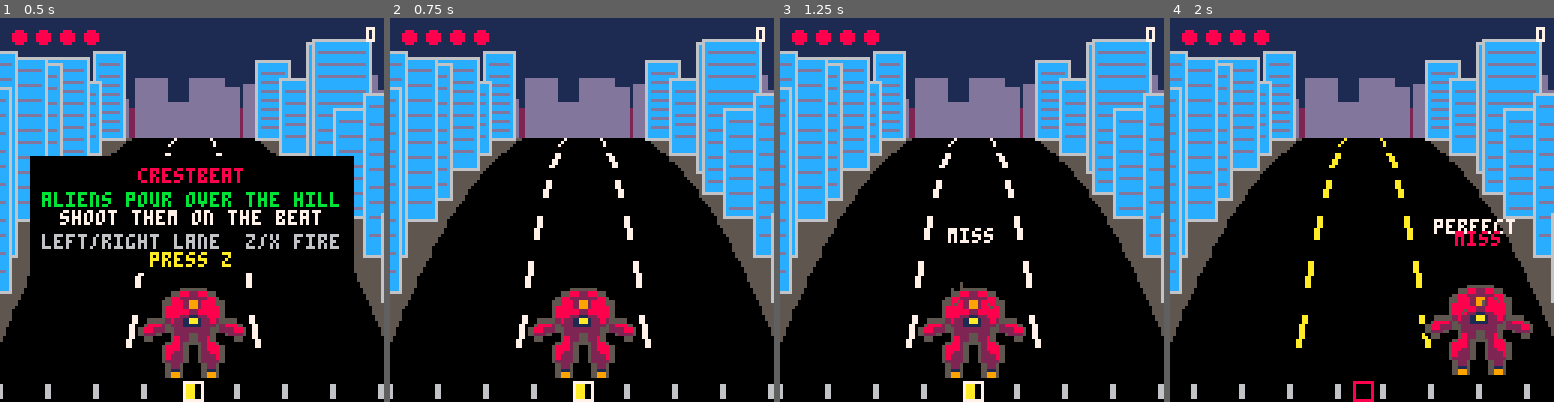
Above: before the commit, frames 1-4 (left to right).
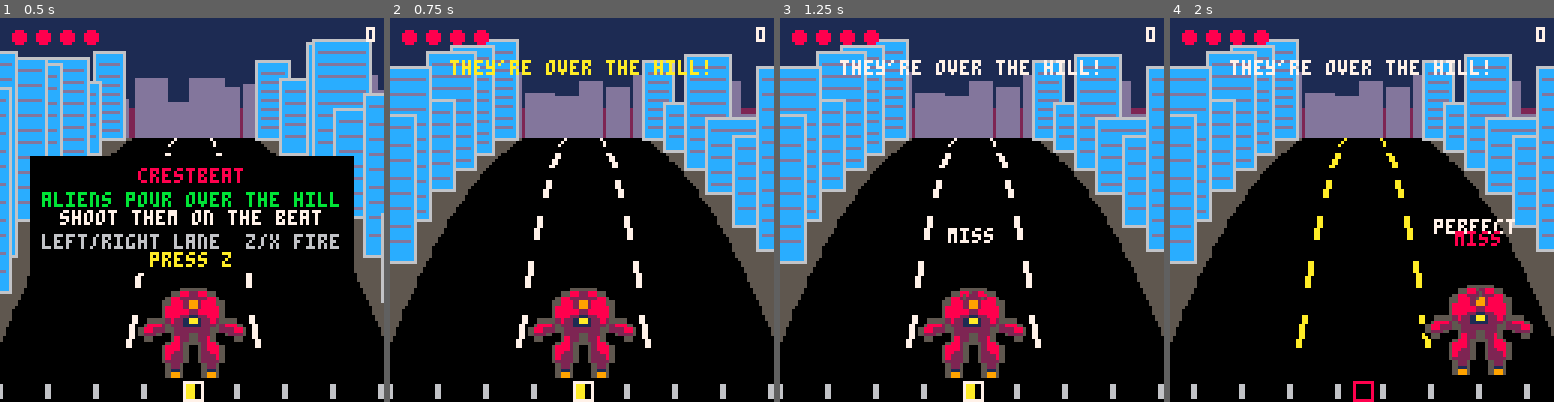
Above: after the commit, the same moments.

Repository: drachis/carts
Game: PICO-8 cartridge proj/crestbeat/crestbeat.p8
Two runs of this game, one before a commit and one after it. Both use one fixed random seed, a clock stepped at 60 frames per second and the inputs below.
Inputs:
- Up to frame 1 (0.5 s): tap X (X key) at 0.33 s
- Up to frame 2 (0.75 s): tap O (Z key) at 0.7 s
- Up to frame 3 (1.25 s): tap X (X key) at 1.07 s
- Up to frame 4 (2 s): hold Right from 1.6 s (still down); tap O (Z key) at 1.7 s; tap X (X key) at 1.85 s

Frame 1 is identical in both runs. In frame 2, 17% of the frame differs, in the area x 0-100%, y 5-75%; in frame 3, 17%, in the area x 0-100%, y 5-76%; in frame 4, 17%.

Commit message:
crestbeat: stages. The run is a list of chart stages: the swarm, a climb (the robot flies up on its jets while the road and city run past), then a titan bug on the crest that crunches the skyline; its three hot spots open over the lanes for two beats each and it spits down lanes, telegraphed, to dodge. Charts now read 1-3 aliens, qwe hot spots, asd spit. 3508 tokens
Co-Authored-By: Claude Opus 5.5 <noreply@anthropic.com>

Diff:
--- a/proj/crestbeat/aliens.lua
+++ b/proj/crestbeat/aliens.lua
@@ -11,7 +11,7 @@
   alien.flash=max(alien.flash-1)
   if alien.t>=1 then
    del(aliens,alien)
-   hurt_robot(alien)
+   hurt_robot(alien.lane)
   end
  end
  sort_by_t(aliens)
@@ -25,8 +25,8 @@
  return front
 end
 
-function hit_alien(alien,judgement)
- alien.hp-=1
+function hit_alien(alien,amount,judgement)
+ alien.hp-=amount
  alien.flash=6
  alien.born+=judgement.knock
  local x,y,scale=alien_centre(alien)
--- a/proj/crestbeat/crestbeat.p8
+++ b/proj/crestbeat/crestbeat.p8
@@ -6,6 +6,7 @@
 #include data.lua
 #include world.lua
 #include aliens.lua
+#include titan.lua
 #include robot.lua
 #include main.lua
 __gfx__
--- a/proj/crestbeat/data.lua
+++ b/proj/crestbeat/data.lua
@@ -36,8 +36,15 @@
 crest_y=40
 hill_span=60
 max_sparks=200
-wave_chart=....1.2.3.2.1...3.1.2.3.1.2.3
+fly_speed=0.012
 ]],nil,_ENV)
+
+stages=parse_table[[
+name,chart,spot_hp,fly,title
+hill,....1.2.3.2.1...3.1.2.3.1.2.3,,,they're over the hill!
+climb,........,,1,up the hill!
+titan,..q.w.e.a.w.q.s.e.w.d.,2,,titan! shoot its hot spots
+]]
 
 judgements=parse_table[[
 name,colour,knock,points,sound
--- a/proj/crestbeat/main.lua
+++ b/proj/crestbeat/main.lua
@@ -1,19 +1,33 @@
 function reset(new_mode)
  mode=new_mode
  clock,next_beat,combo,score,shake,pulse,ended=0,0,0,0,0,0,0
+ scroll,travel_speed=0,0
  aliens,sparks,rings,popups,beams={},{},{},{},{}
+ make_city()
  reset_robot()
+ start_stage(1)
 end
 
 function _init()
- make_city()
  reset("title")
- scroll=0
 end
 
 function start_play()
  reset("play")
  music(0,0,7)
+end
+
+function start_stage(number)
+ stage_number,stage=number,stages[number]
+ stage_beat=next_beat
+ hazards,titan={}
+ if stage.spot_hp then make_titan(stage.spot_hp) end
+ banner,banner_life=stage.title,120
+end
+
+function stage_done()
+ if titan then return titan.dead and titan.dead>90 end
+ return next_beat-stage_beat>=#stage.chart and #aliens==0
 end
 
 function sync_clock()
@@ -25,10 +39,27 @@
  last_note=note
 end
 
+function lane_of(code,set)
+ for i=1,3 do
+  if sub(set,i,i)==code then return i-2 end
+ end
+end
+
 function on_beat(beat)
  pulse=1
- local code=ord(wave_chart,beat+1)
- if code and code>=49 and code<=51 then send_alien(code-50,beat) end
+ for hazard in all(hazards) do
+  if hazard.land==beat then land_spit(hazard) end
+ end
+ local chart=stage.chart
+ local index=beat-stage_beat
+ if titan then index%=#chart end
+ local code=sub(chart,index+1,index+1)
+ local lane=lane_of(code,"123")
+ if lane then send_alien(lane,beat) end
+ lane=lane_of(code,"qwe")
+ if lane then open_spot(lane,beat) end
+ lane=lane_of(code,"asd")
+ if lane then spit(lane,beat) end
 end
 
 function finish(result)
@@ -45,12 +76,21 @@
   on_beat(next_beat)
   next_beat+=1
  end
+ travel_speed+=((stage.fly and fly_speed or 0)-travel_speed)*0.05
+ robot.lift+=((stage.fly and 14 or 0)-robot.lift)*0.05
+ banner_life=max(banner_life-1)
+ update_city()
  update_robot()
  update_aliens()
+ if titan then update_titan() end
  if robot.hp<=0 then
   finish("lost")
- elseif next_beat>#wave_chart and #aliens==0 then
-  finish("won")
+ elseif stage_done() then
+  if stage_number==#stages then
+   finish("won")
+  else
+   start_stage(stage_number+1)
+  end
  end
 end
 
@@ -104,6 +144,9 @@
   end
  end
  rect(61,121,67,127,pulse>0.5 and 7 or 8)
+ if mode=="play" and banner_life>0 then
+  centred(banner,14,banner_life%16<8 and 10 or 7)
+ end
 end
 
 function centred(text,y,colour)
@@ -115,7 +158,13 @@
  draw_sky()
  draw_aliens(true)
  draw_ground()
+ if titan then
+  clip(0,0,128,crest_y+40*titan.rise)
+  draw_titan()
+  clip()
+ end
  draw_buildings()
+ draw_hazards()
  draw_aliens(false)
  if mode=="play" then draw_aim() end
  draw_robot()
@@ -131,7 +180,7 @@
   centred("press z",78,tick_blink() and 10 or 5)
  elseif mode!="play" then
   rectfill(24,50,103,76,0)
-  centred(mode=="won" and "hill clear!" or "the city falls",54,mode=="won" and 11 or 8)
+  centred(mode=="won" and "city saved!" or "the city falls",54,mode=="won" and 11 or 8)
   centred("score "..score,62,7)
   if ended>30 then centred("press z",70,tick_blink() and 10 or 5) end
  end
--- a/proj/crestbeat/robot.lua
+++ b/proj/crestbeat/robot.lua
@@ -1,5 +1,5 @@
 function reset_robot()
- robot={lane=0,x=64,hp=max_hp,hurt=0,recoil=0}
+ robot={lane=0,x=64,hp=max_hp,hurt=0,recoil=0,lift=0}
  last_shot_beat=nil
 end
 
@@ -25,23 +25,24 @@
 
 function shoot()
  local judgement=judge()
- local gun_x,gun_y=robot.x,93
+ local gun_x,gun_y=robot.x,93-robot.lift
  sfx(judgement.sound)
- popup(judgement.name,robot.x,76,judgement.colour)
+ popup(judgement.name,robot.x,76-robot.lift,judgement.colour)
  if judgement.points==0 then
   combo=0
   burst(gun_x,gun_y,4,5,1)
   return judgement
  end
  robot.recoil=3
- local alien=front_alien(robot.lane)
- if alien then
-  local x,y,scale=alien_centre(alien)
+ local alien,spot=front_alien(robot.lane),open_spot_in(robot.lane)
+ if alien or spot then
+  local x,y
+  if alien then x,y=alien_centre(alien) else x,y=spot_xy(spot) end
   add(beams,{x1=gun_x,y1=gun_y,x2=x,y2=y,colour=judgement.colour,
    width=judgement.name=="perfect" and 2 or 1,life=5})
   combo+=1
   score+=judgement.points*multiplier()
-  hit_alien(alien,judgement)
+  if alien then hit_alien(alien,1,judgement) else hit_spot(spot,1,judgement) end
  end
  return judgement
 end
@@ -50,19 +51,25 @@
  return min(combo\4+1,4)
 end
 
-function hurt_robot(alien)
+function hurt_robot(lane)
  robot.hp-=1
  robot.hurt=20
  shake+=6
  combo=0
- local x,y=project(alien.lane,1)
+ local x,y=project(lane,1)
  burst(x,y,20,8,3)
  sfx(4)
 end
 
 function draw_robot()
- local bob=pulse>0.5 and 1 or 0
- local top=84+bob+robot.recoil
+ local top=84+(pulse>0.5 and 1 or 0)+robot.recoil-robot.lift
+ if robot.lift>1 then
+  for jet=-8,8,16 do
+   for step=0,robot.lift do
+    circfill(robot.x+jet+rnd(2)-1,top+30+step,2.5*(1-step/(robot.lift+1)),step<4 and 7 or step<9 and 10 or 9)
+   end
+  end
+ end
  for colour=1,15 do pal(colour,0) end
  for nudge=-1,1,2 do
   sspr(0,64,24,24,robot.x-18+nudge,top,36,36)
--- a/proj/crestbeat/tests/test_boot.lua
+++ b/proj/crestbeat/tests/test_boot.lua
@@ -5,6 +5,7 @@
 dset=sfx
 music=sfx
 
+local seen_stage,stage_start
 local n,phase,phase_start,bot_beat,shots=0,"title",0,nil,{}
 local game_update,game_draw=_update60,_draw
 
@@ -14,14 +15,31 @@
  end
 end
 
+local function danger(lane)
+ for hazard in all(hazards) do
+  if hazard.lane==lane and hazard.land-clock<1.4 then return true end
+ end
+end
+
 local function bot()
- local target
+ local want
  for alien in all(aliens) do
-  if alien.t>-0.05 then target=alien end
+  if alien.t>-0.05 then want=alien.lane end
  end
- if not target then return end
- if target.lane!=robot.lane then
-  if n%2==0 then held[target.lane<robot.lane and 0 or 1]=true end
+ if not want and titan then
+  for spot in all(titan.spots) do
+   if open_spot_in(spot.lane) then want=spot.lane end
+  end
+ end
+ if danger(robot.lane) or want and danger(want) then
+  want=nil
+  for lane=-1,1 do
+   if not danger(lane) then want=lane end
+  end
+ end
+ if not want then return end
+ if want!=robot.lane then
+  if n%2==0 then held[want<robot.lane and 0 or 1]=true end
   return
  end
  local nearest=flr(clock+0.5)
@@ -53,11 +71,17 @@
  elseif phase=="bot" then
   if age==2 then expect_mode("play") end
   bot()
+  if stage_number!=seen_stage then
+   seen_stage,stage_start=stage_number,n
+   printh("stage "..stage.name.." at beat "..next_beat..", hp "..robot.hp)
+  end
+  if stage.name=="climb" and n-stage_start==90 then dump_screen("boot_climb") end
+  if stage.name=="titan" and n-stage_start==200 then dump_screen("boot_titan") end
   if mode!="play" then
    expect_mode("won")
    printh("bot won in "..flr(clock).." beats, hp "..robot.hp.."/"..max_hp..", score "..score)
    next_phase("won")
-  elseif age>3000 then
+  elseif age>9000 then
    printh("error: the bot's run never ended")
    next_phase("won")
   end
--- a/proj/crestbeat/tests/test_boot.p8
+++ b/proj/crestbeat/tests/test_boot.p8
@@ -5,6 +5,7 @@
 #include ../data.lua
 #include ../world.lua
 #include ../aliens.lua
+#include ../titan.lua
 #include ../robot.lua
 #include ../main.lua
 #include dump.lua
--- a/proj/crestbeat/tests/test_rhythm.lua
+++ b/proj/crestbeat/tests/test_rhythm.lua
@@ -66,6 +66,36 @@
  on_beat(4)
  check("the chart sends an alien on its beat",#aliens==1 and aliens[1].lane==-1,#aliens.." sent")
 
+ reset("play")
+ start_stage(3)
+ local spot=titan.spots[2]
+ open_spot(0,4)
+ at(4,0)
+ shoot()
+ check("a shot at an open hot spot hurts it",spot.hp==stages[3].spot_hp-1,"hp "..spot.hp)
+ at(8,0)
+ shoot()
+ check("a closed hot spot cannot be hurt",spot.hp==stages[3].spot_hp-1,"hp "..spot.hp)
+
+ reset("play")
+ start_stage(3)
+ spit(1,0)
+ robot.lane=1
+ on_beat(2)
+ check("spit hurts the robot in its lane",robot.hp==max_hp-1,"hp "..robot.hp)
+ spit(1,2)
+ robot.lane=0
+ on_beat(4)
+ check("spit misses a robot that moved",robot.hp==max_hp-1,"hp "..robot.hp)
+
+ reset("play")
+ next_beat=#stages[1].chart
+ check("a swarm is done when its chart is played and no alien is left",stage_done(),next_beat.." beats")
+ start_stage(3)
+ for spot in all(titan.spots) do hit_spot(spot,9,judgements[1]) end
+ for i=1,91 do update_titan() end
+ check("a titan stage is done once its hot spots are all gone",stage_done(),"dead "..tostr(titan.dead))
+
  printh("ok rhythm")
  extcmd("shutdown")
 end
--- a/proj/crestbeat/tests/test_rhythm.p8
+++ b/proj/crestbeat/tests/test_rhythm.p8
@@ -5,6 +5,7 @@
 #include ../data.lua
 #include ../world.lua
 #include ../aliens.lua
+#include ../titan.lua
 #include ../robot.lua
 #include ../main.lua
 #include dump.lua
--- /dev/null
+++ b/proj/crestbeat/titan.lua
@@ -0,0 +1,120 @@
+function make_titan(spot_hp)
+ titan={rise=0,spots={}}
+ for lane=-1,1 do
+  add(titan.spots,{lane=lane,hp=spot_hp,open=-1,flash=0})
+ end
+ for building in all(buildings) do
+  if building.t<0.45 then building.fall_at=clock+2+rnd(10) end
+ end
+end
+
+function titan_x()
+ return 64+sin(clock/8)*6
+end
+
+function titan_y()
+ return crest_y-22+(1-titan.rise)*70
+end
+
+function spot_xy(spot)
+ return titan_x()+spot.lane*22,titan_y()+20-abs(spot.lane)*4
+end
+
+function open_spot(lane,beat)
+ local spot=titan.spots[lane+2]
+ if spot.hp>0 then spot.open=beat+2.5 end
+end
+
+function open_spot_in(lane)
+ local spot=titan and titan.spots[lane+2]
+ if spot and spot.hp>0 and clock<spot.open then return spot end
+end
+
+function hit_spot(spot,amount,judgement)
+ spot.hp=max(spot.hp-amount)
+ spot.flash=6
+ local x,y=spot_xy(spot)
+ burst(x,y,8,judgement.colour,2)
+ if spot.hp==0 then
+  burst(x,y,30,9,3)
+  ring(x,y,16,10)
+  shake+=4
+  sfx(3)
+  local alive=0
+  for other in all(titan.spots) do alive+=other.hp end
+  if alive==0 then
+   titan.dead=0
+   sfx(6)
+  end
+ end
+end
+
+function spit(lane,beat)
+ add(hazards,{lane=lane,from=beat,land=beat+2})
+end
+
+function land_spit(hazard)
+ del(hazards,hazard)
+ local x,y=project(hazard.lane,1)
+ burst(x,y,16,11,2)
+ if robot.lane==hazard.lane then hurt_robot(hazard.lane) end
+end
+
+function update_titan()
+ titan.rise=min(titan.rise+1/60,1)
+ for spot in all(titan.spots) do spot.flash=max(spot.flash-1) end
+ if titan.dead then
+  titan.dead+=1
+  if titan.dead%4==0 then
+   burst(titan_x()+rnd(60)-30,titan_y()+rnd(40),6,rnd{8,9,10},2)
+   shake+=1
+  end
+  titan.rise=1-titan.dead/90
+ end
+end
+
+function draw_titan()
+ local x,y=titan_x(),titan_y()
+ for side=-1,1,2 do
+  for leg=0,2 do
+   local knee_x=x+side*(30+leg*10)
+   local knee_y=y+6+leg*6+sin(clock/2+leg/3)*3
+   line(x+side*12,y+20,knee_x,knee_y,2)
+   line(knee_x,knee_y,knee_x+side*8,y+60,2)
+  end
+ end
+ ovalfill(x-36,y+4,x+36,y+40,3)
+ for stripe=0,3 do
+  oval(x-30+stripe*4,y+8+stripe*2,x+30-stripe*4,y+38-stripe*2,1)
+ end
+ ovalfill(x-14,y-10,x+14,y+10,3)
+ circfill(x-6,y-2,2,8)
+ circfill(x+6,y-2,2,8)
+ line(x-8,y+8,x-3,y+14,11)
+ line(x+8,y+8,x+3,y+14,11)
+ for spot in all(titan.spots) do
+  local sx,sy=spot_xy(spot)
+  if spot.hp==0 then
+   circfill(sx,sy,3,0)
+  elseif clock<spot.open then
+   circfill(sx,sy,5+pulse*2,spot.flash>0 and 7 or 9)
+   circfill(sx,sy,3,10)
+  else
+   circfill(sx,sy,3,2)
+   circ(sx,sy,4,1)
+  end
+ end
+end
+
+function draw_hazards()
+ for hazard in all(hazards) do
+  local x,y,scale=project(hazard.lane,1)
+  if clock*4%1<0.5 then
+   rectfill(x-18,y-2,x+18,y+2,8)
+  end
+  local along=(clock-hazard.from)/2
+  local gx,gy,gscale=project(hazard.lane,along)
+  circfill(gx,gy-8*gscale,5*gscale,11)
+  circfill(gx,gy-8*gscale,2*gscale,7)
+ end
+end
--- a/proj/crestbeat/world.lua
+++ b/proj/crestbeat/world.lua
@@ -13,6 +13,25 @@
  for side=-1,1,2 do
   for t=0,1.2,0.15 do
    add(buildings,{side=side,t=t+rnd(0.05),w=18+rnd(14),h=30+rnd(50),gap=rnd(6)})
+  end
+ end
+ sort_by_t(buildings)
+end
+
+function update_city()
+ scroll+=travel_speed
+ for building in all(buildings) do
+  building.t+=travel_speed
+  if building.t>1.3 then
+   building.t-=1.35
+   building.h,building.fall_at=30+rnd(50)
+  end
+  if building.fall_at and clock>building.fall_at and building.h>6 then
+   building.h-=0.5
+   if rnd()<0.3 then
+    local edge,base,scale=project(building.side*1.5,building.t)
+    burst(edge+building.side*(4+building.gap+building.w/2)*scale,base-building.h*scale,1,6,1)
+   end
   end
  end
  sort_by_t(buildings)
@@ -44,7 +63,7 @@
   rectfill(left,top,right,bottom,0)
  end
  local dash=pulse>0.5 and 7 or 10
- for t=-scroll%0.2,1.4,0.2 do
+ for t=scroll%0.2,1.4,0.2 do
   for lane=-0.5,0.5,1 do
    local x1,y1,scale=project(lane,t)
    local x2,y2=project(lane,t+0.09)
Not shown, changed: proj/crestbeat/CODE_NOTES.md
Not shown, changed: proj/crestbeat/DESIGN.md
Not shown, changed: proj/crestbeat/notes/main.md
Not shown, changed: proj/crestbeat/notes/robot.md
Not shown, added: proj/crestbeat/notes/titan.md
Not shown, changed: proj/crestbeat/notes/world.md
